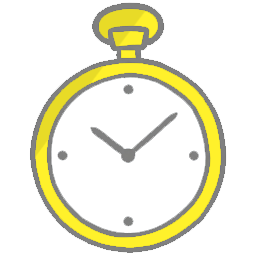
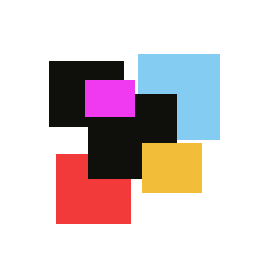
Layer changes from the first 256 x 256 image to the second:
added layer "cyberpsychosis_relic" above "图层 52" over [49, 54, 220, 224]
hid "图层 52" over [30, 2, 227, 253]